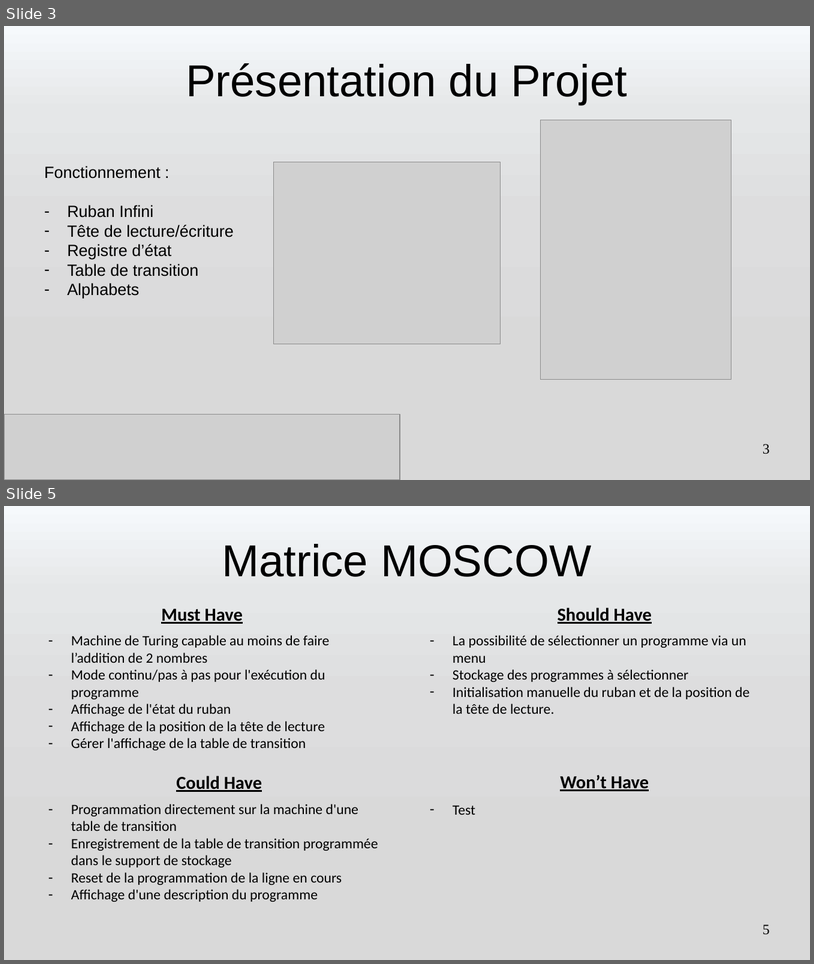
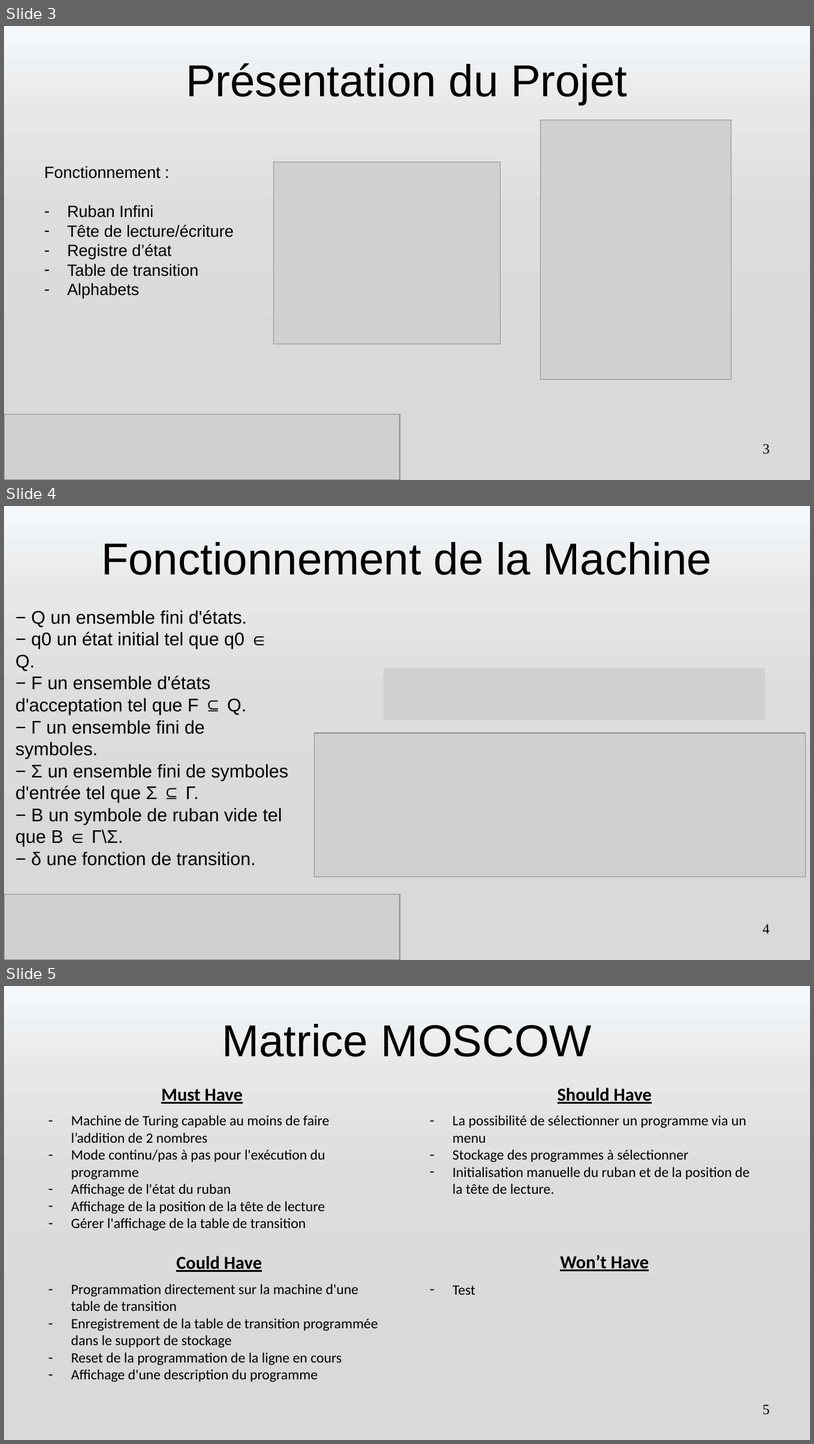
Before and after one commit to romain327/machine-turing, a slide deck: presentation/Presentation Machine de Turing.pptx. Shown one above the other, each under a label of ours: slides 3 and 5 before the commit, slides 3, 4 and 5 after it; the slides between them are not shown. The pictures are 814x964 and 814x1444 pixels, drawn with LibreOffice and Linux fonts; fonts in the diff are those of the drawing; grey boxes stand for pictures. Boxes give left, top, right and bottom in pixels: in the first picture for what was removed or moved away, otherwise in the second. Text is boxed around its words. In the diff, an @@ line names an element or a change of style, - is before the commit and + after.

```diff
--- a/presentation/Presentation Machine de Turing.pptx
+++ b/presentation/Presentation Machine de Turing.pptx
@@ slide 4 added at (4, 506, 810, 960), background gradient #F6F9FC to #E5E7E8 to #DDDDDE to #D9D9D9 @@
@@ title added at (101, 542, 713, 575), 44 pt, text #000000 @@
+Fonctionnement de la Machine
@@ text added at (15, 610, 288, 846), 18 pt, text #000000 @@
+− Q un ensemble fini d'états.
+− q0 un état initial tel que q0 ∈ Q.
+− F un ensemble d'états d'acceptation tel que F ⊆ Q.
+− Γ un ensemble fini de symboles.
+− Σ un ensemble fini de symboles d'entrée tel que Σ ⊆ Γ.
+− B un symbole de ruban vide tel que B ∈ Γ\Σ.
+− δ une fonction de transition.
@@ picture added at (384, 669, 766, 720) @@
@@ picture added at (314, 733, 806, 877) @@
@@ picture added at (4, 895, 323, 960) @@
@@ picture added at (4, 894, 400, 960) @@
@@ page number added at (763, 924, 770, 933), 14 pt, text #000000 @@
+4
```
Also in this commit, not shown: 3 slides changed, 9 other slides added, 2 slides removed, 6 other files.
